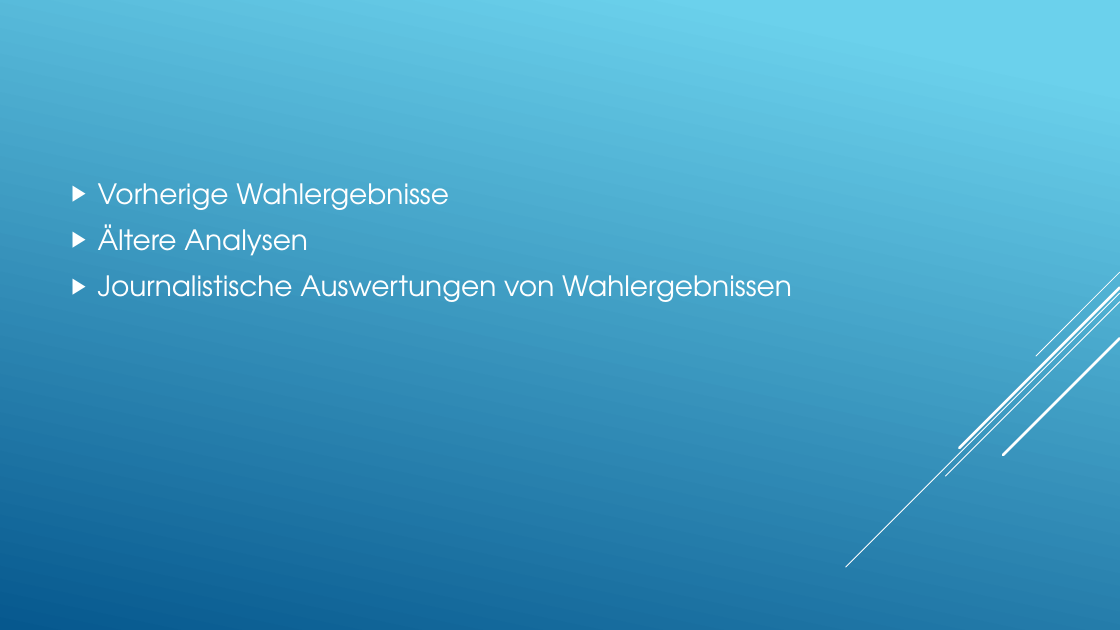
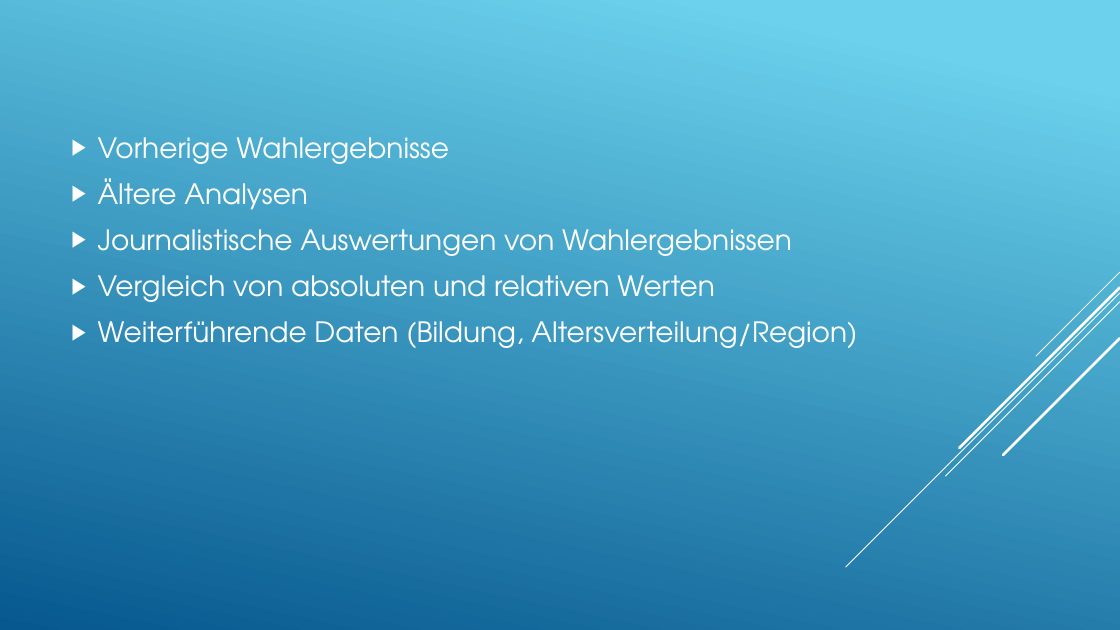
Before and after one commit to skasberger/datenanalyse-ss18, a slide deck: slide 5 of abgaben/gruppe_seiser/DAM_Seiser.pptx. Drawn at 1120x630 pixels with LibreOffice and Linux fonts; fonts in the diff are those of the drawing. Boxes give left, top, right and bottom in pixels: in the first picture for what was removed or moved away, otherwise in the second. Text is boxed around its words. In the diff, an @@ line names an element or a change of style, - is before the commit and + after.

Commit message:
Präsentation Endversion

```diff
--- a/abgaben/gruppe_seiser/DAM_Seiser.pptx
+++ b/abgaben/gruppe_seiser/DAM_Seiser.pptx
@@ text at [98,275,857,348]: paragraphs added @@
+▶ Vergleich von absoluten und relativen Werten
+▶ Weiterführende Daten (Bildung, Altersverteilung/Region)
```
